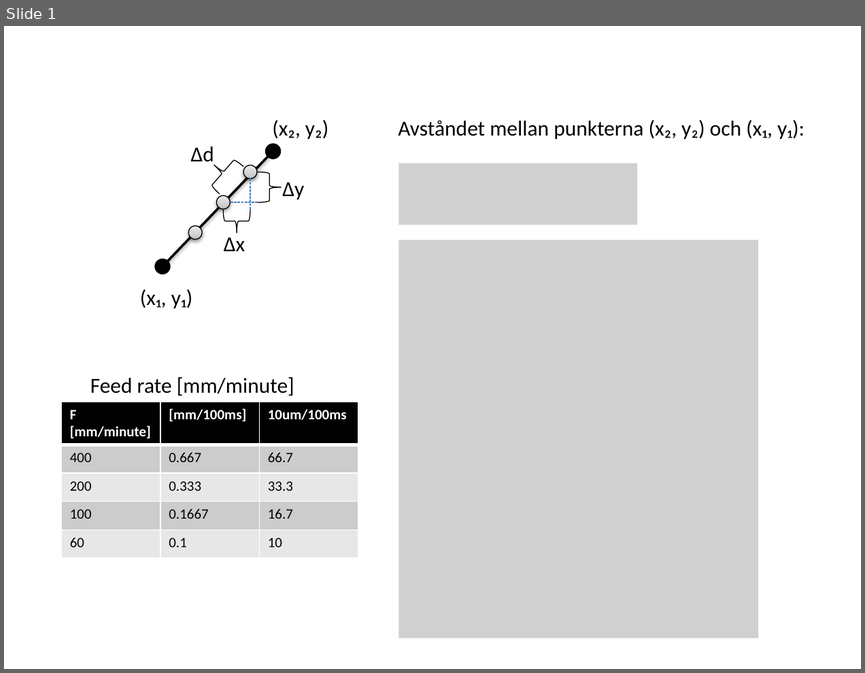
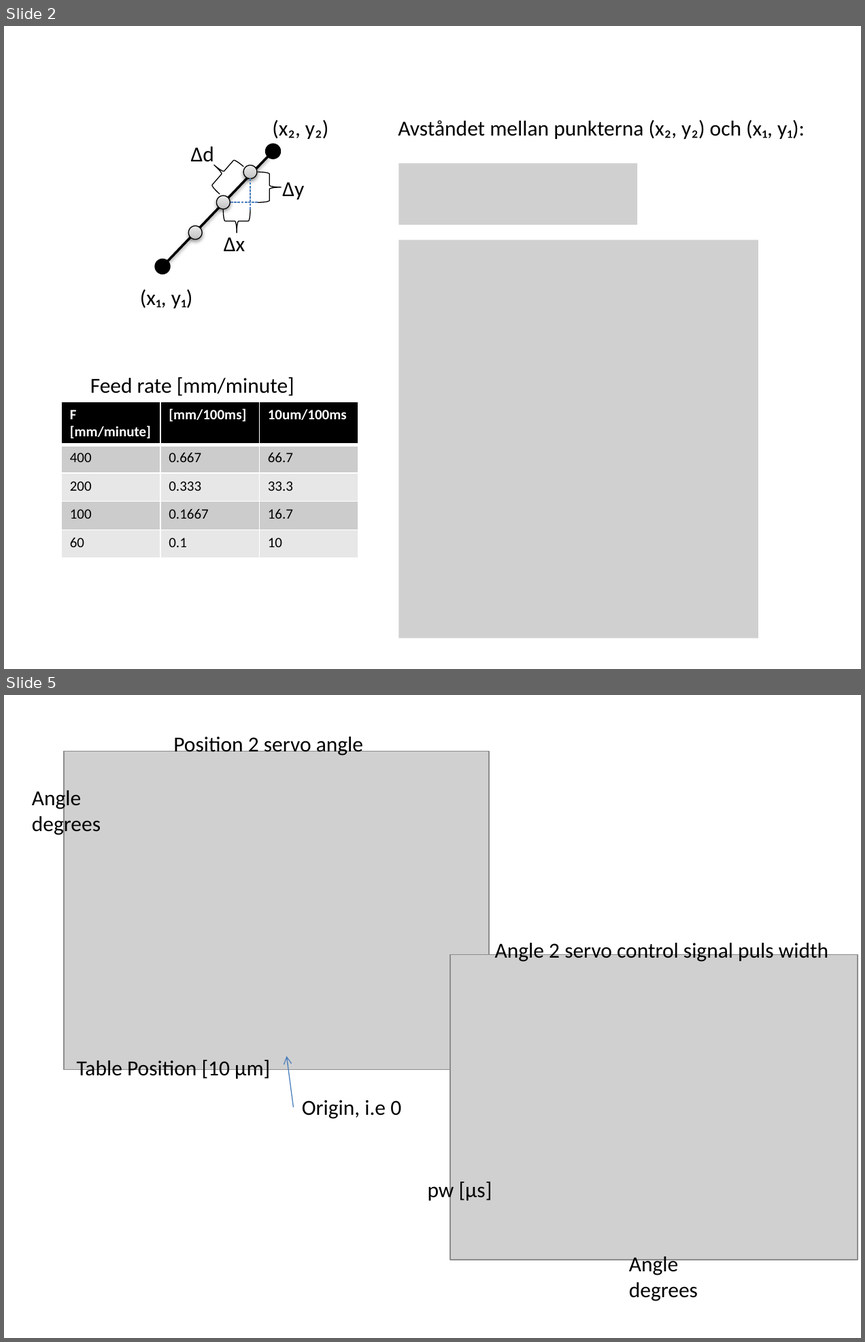
Before and after one commit to johanp1/HackDay, a slide deck: nano_mill/description.pptx. Shown one above the other, each under a label of ours: slide 1 before the commit, slides 2 and 5 after it; the slides between them are not shown. The pictures are 865x673 and 865x1342 pixels, drawn with LibreOffice and Linux fonts; fonts in the diff are those of the drawing; grey boxes stand for pictures. Boxes give left, top, right and bottom in pixels: in the first picture for what was removed or moved away, otherwise in the second. Text is boxed around its words. In the diff, an @@ line names an element or a change of style, - is before the commit and + after.

```diff
--- a/nano_mill/description.pptx
+++ b/nano_mill/description.pptx
@@ slide 5 added at box(4, 695, 861, 1338), background #FFFFFF @@
@@ picture added at box(64, 751, 489, 1070) @@
@@ text added at box(173, 736, 363, 756), 18 pt, text #000000 @@
+Position 2 servo angle
@@ text added at box(32, 787, 101, 836), 18 pt, text #000000 @@
+Angle
+degrees
@@ picture added at box(450, 955, 857, 1259) @@
@@ text added at box(495, 940, 828, 962), 18 pt, text #000000 @@
+Angle 2 servo control signal puls width
@@ text added at box(77, 1059, 270, 1081), 18 pt, text #000000 @@
+Table Position [10 μm]
@@ arrow added from (294, 1107) to (287, 1055), #4B7EBC 0.75 pt @@
@@ text added at box(302, 1100, 401, 1119), 18 pt, text #000000 @@
+Origin, i.e 0
@@ text added at box(428, 1178, 492, 1202), 18 pt, text #000000 @@
+pw [μs]
@@ text added at box(629, 1256, 698, 1301), 18 pt, text #000000 @@
+Angle
+degrees
@@ what was slide 1 is now slide 2 @@
```
Also in this commit, not shown: 1 slide changed, 2 other slides added.
